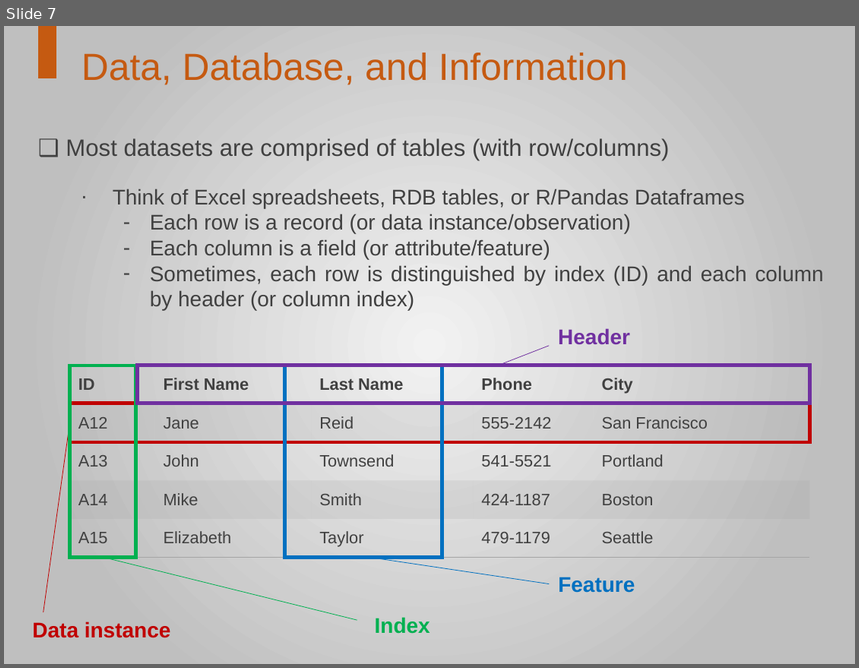
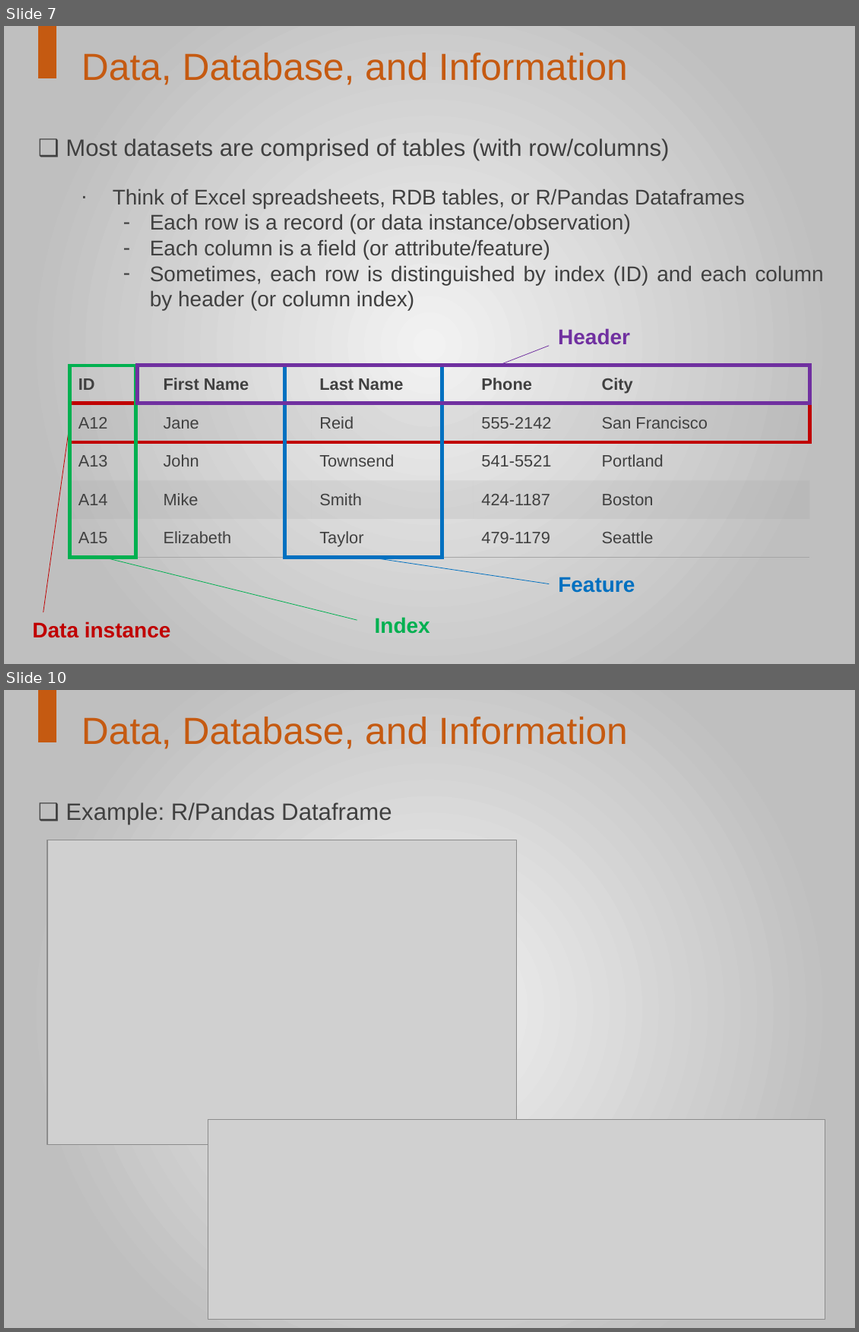
Before and after one commit to buomsoo-kim/Python-for-data-analysis, a slide deck: ppts/0. Introduction - Data Mining.pptx. Shown one above the other, each under a label of ours: slide 7 before the commit, slides 7 and 10 after it; the slides between them are not shown. The pictures are 859x668 and 859x1332 pixels, drawn with LibreOffice and Linux fonts; fonts in the diff are those of the drawing; grey boxes stand for pictures. Boxes give left, top, right and bottom in pixels: in the first picture for what was removed or moved away, otherwise in the second. Text is boxed around its words. In the diff, an @@ line names an element or a change of style, - is before the commit and + after.

```diff
--- a/ppts/0. Introduction - Data Mining.pptx
+++ b/ppts/0. Introduction - Data Mining.pptx
@@ slide 10 added at <box>4,690,855,1328</box>, background gradient #F2F2F2 to #BFBFBF @@
@@ rectangle added at <box>39,690,56,742</box>, fill #C55A11, outline #C55A11 1 pt @@
@@ text added at <box>82,717,628,749</box>, 32 pt, text #C55A11 @@
+Data, Database, and Information
@@ text added at <box>66,802,392,825</box>, 20 pt, text #404040 @@
+❑ Example: R/Pandas Dataframe
@@ picture added at <box>47,840,516,1144</box> @@
@@ picture added at <box>208,1120,826,1319</box> @@
```
Also in this commit, not shown: 1 slide changed, 2 other slides added.
